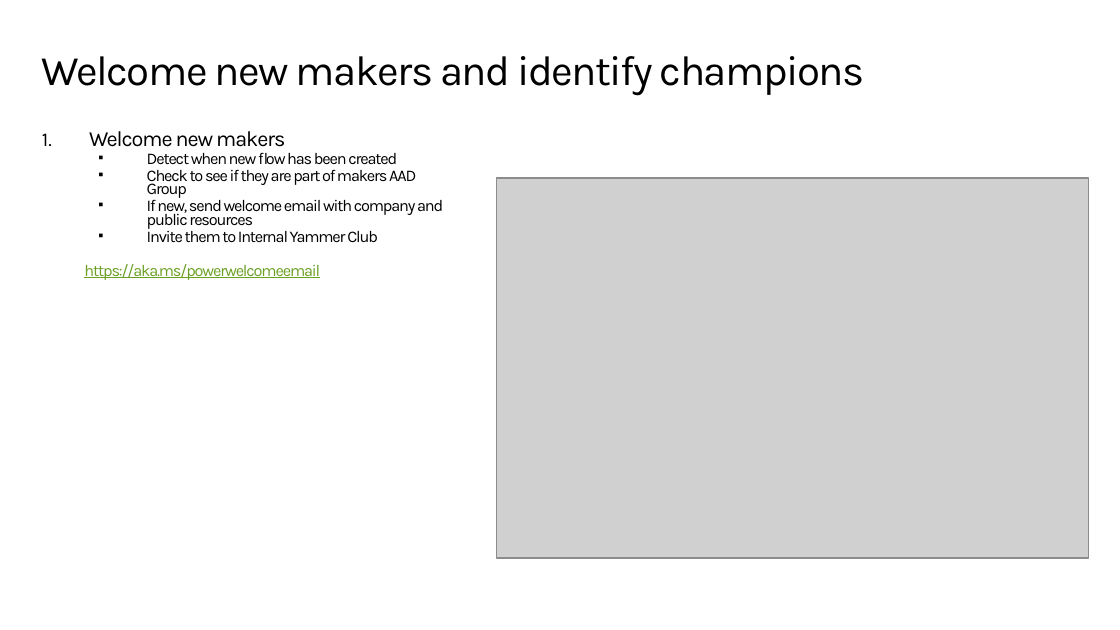
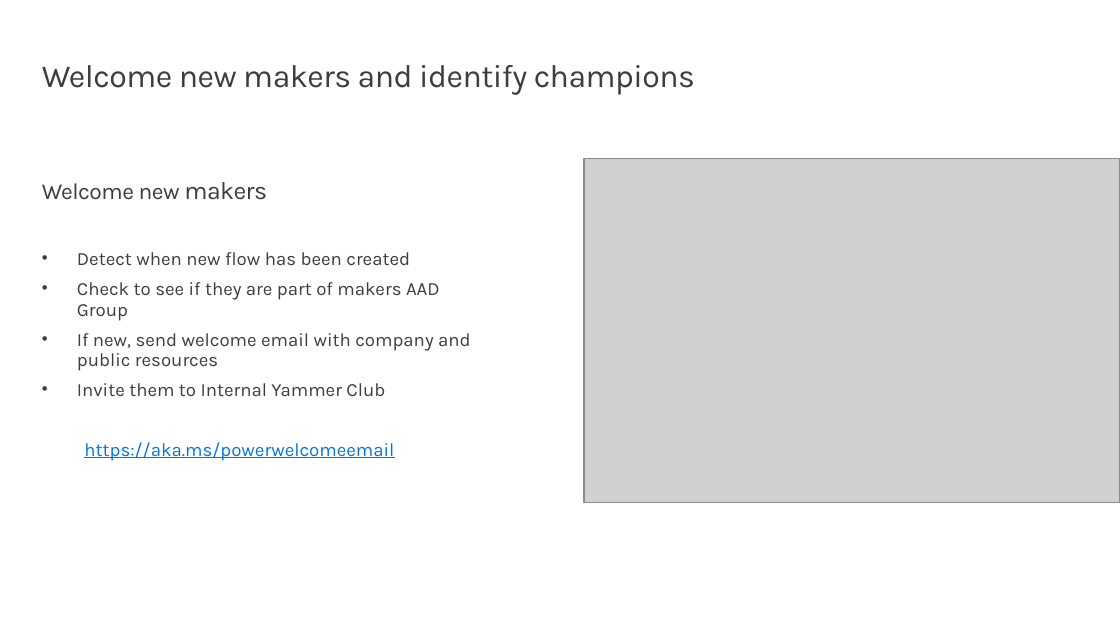
Before and after one commit to microsoft/powerapps-tools, a slide deck: slide 20 of Administration/AdminInADay/PPTs/03 Automation.pptx. Drawn at 1120x630 pixels with LibreOffice and Linux fonts; fonts in the diff are those of the drawing; grey boxes stand for pictures; background and template pictures are left out. Boxes give left, top, right and bottom in pixels: in the first picture for what was removed or moved away, otherwise in the second. Text is boxed around its words. In the diff, an @@ line names an element or a change of style, - is before the commit and + after.

```diff
--- a/Administration/AdminInADay/PPTs/03 Automation.pptx
+++ b/Administration/AdminInADay/PPTs/03 Automation.pptx
@@ title "Welcome new makers and identify ..." at [42,65,695,95]: size 27 to 20.6 pt, text colour #000000 to #3C3C41, letter spacing -1 to -0.4 pt @@
@@ text at [89,131,285,147]: paragraph removed @@
-1. Welcome new makers
@@ picture: place and size @@
-picture at [497,178,1089,558]
+picture at [584,159,1120,503]
@@ text added at [42,182,267,200], 14.7 pt, text #3C3C41 @@
+Welcome new makers
@@ text "Detect when new flow has ...": place and size @@
-text "Detect when new flow has ..." at [84,131,443,280]
+text "Detect when new flow has ..." at [77,252,471,461]
@@ text "Detect when new flow has ..." at [77,252,471,461]: size 10.5 to 12 pt, letter spacing -0.7 to 0 pt; text colour #000000 to #3C3C41 in "Detect when new flow has been created", "Check to see if they are part ...", "If new, send welcome email with company ...", "Invite them to Internal Yammer Club"; text colour #6B9F25 to #0078D4 in "https://aka.ms/powerwelcomeemail"; bullet ▪ to •; line spacing 0.7 to 13.2pt; more space between paragraphs @@
```
Also in this commit, not shown: 22 other slides changed, 2 slides added, 2 slides removed, 12 other files.
